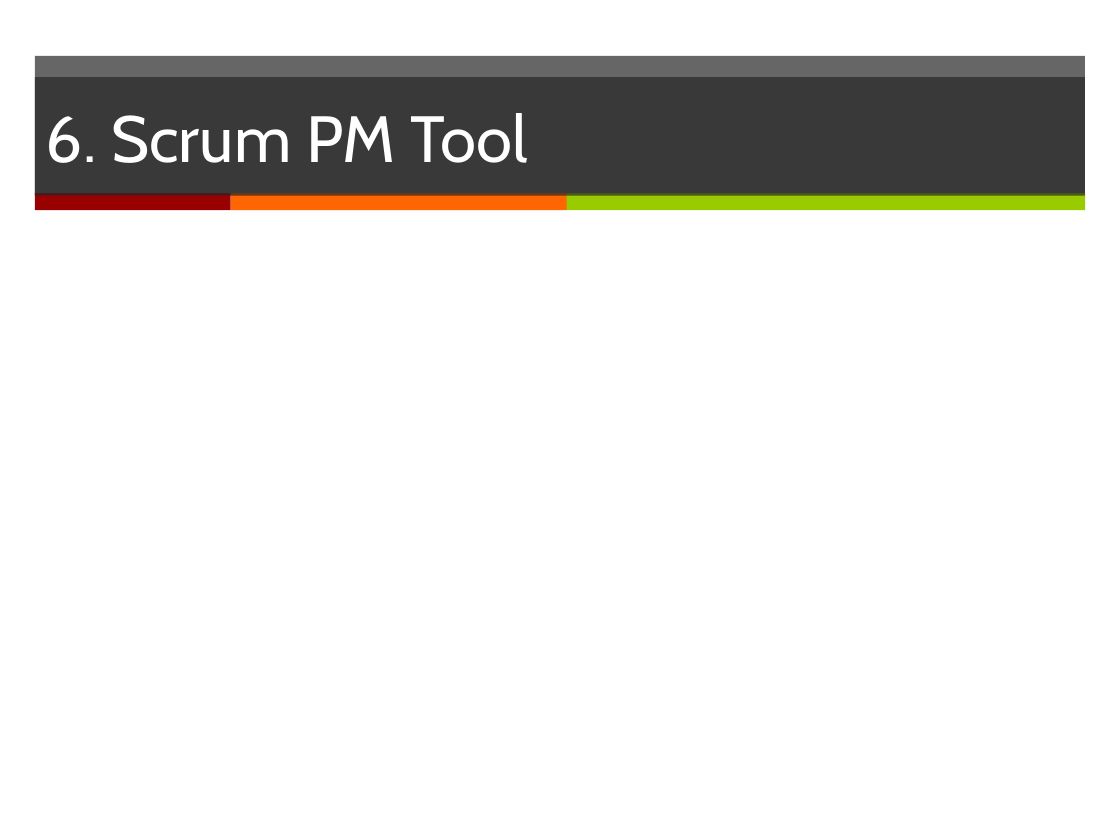
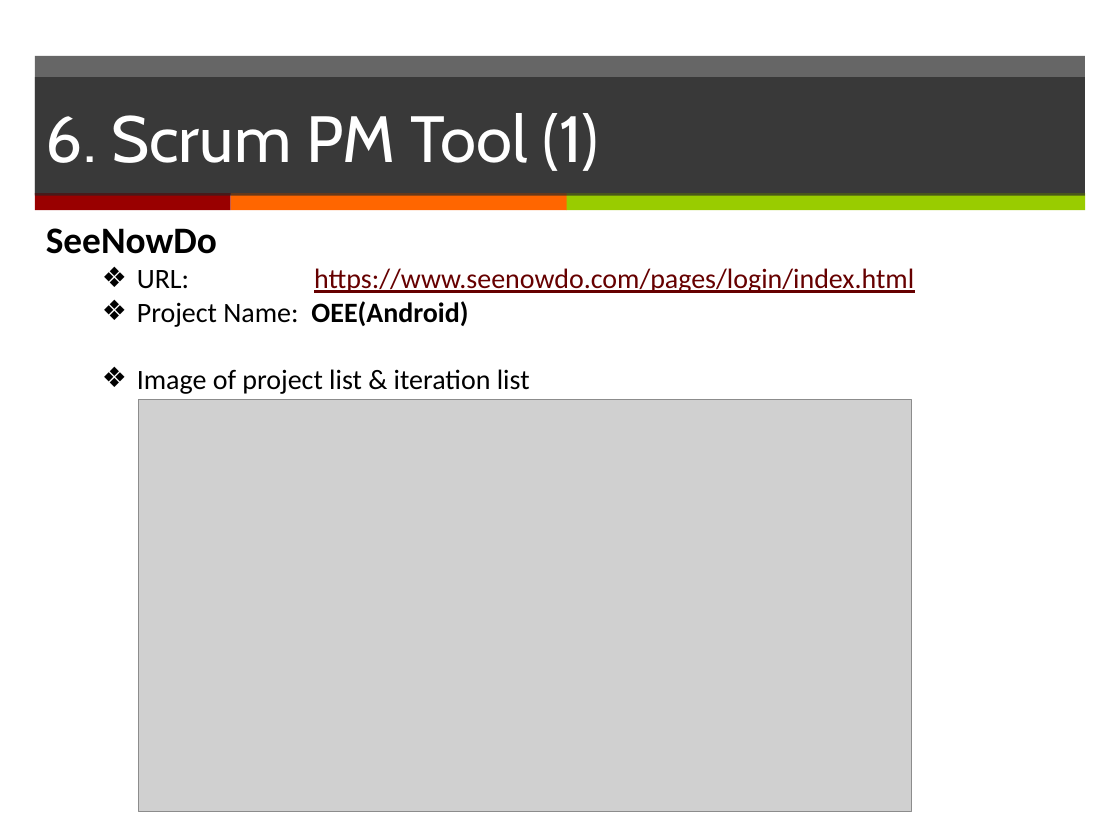
Before and after one commit to yadwinds/761_VEL, a slide deck: slide 8 of PCB/02 Plans & Actuals/2.1_Project Plan/Project Plan_(presentation)v0.1.pptx. Drawn at 1120x840 pixels with LibreOffice and Linux fonts; fonts in the diff are those of the drawing; grey boxes stand for pictures. Boxes give left, top, right and bottom in pixels: in the first picture for what was removed or moved away, otherwise in the second. Text is boxed around its words. In the diff, an @@ line names an element or a change of style, - is before the commit and + after.

Commit message:
Update project plan. (Kaii)

```diff
--- a/PCB/02 Plans & Actuals/2.1_Project Plan/Project Plan_(presentation)v0.1.pptx
+++ b/PCB/02 Plans & Actuals/2.1_Project Plan/Project Plan_(presentation)v0.1.pptx
@@ title at (46, 113, 599, 171): text changed @@
-6. Scrum PM Tool
+6. Scrum PM Tool (1)
@@ text added at (46, 228, 914, 394), 18 pt, text #000000 @@
+SeeNowDo
+  ❖ URL: https://www.seenowdo.com/pages/login/index.html
+  ❖ Project Name: OEE(Android)
+  ❖ Image of project list & iteration list
@@ picture added at (138, 399, 911, 811) @@
```
Also in this commit, not shown: 1 other slide changed, 4 slides added.
